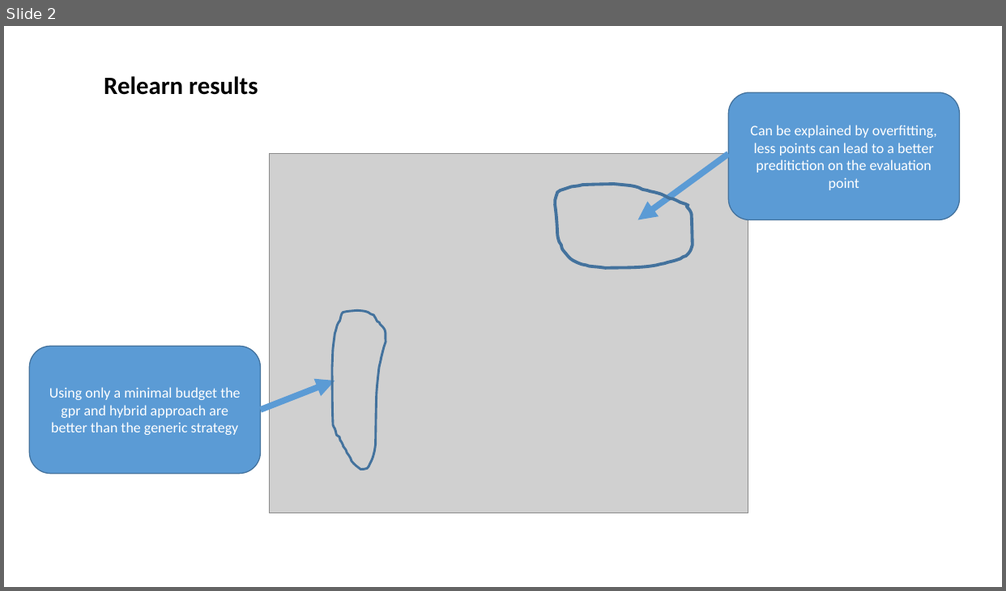
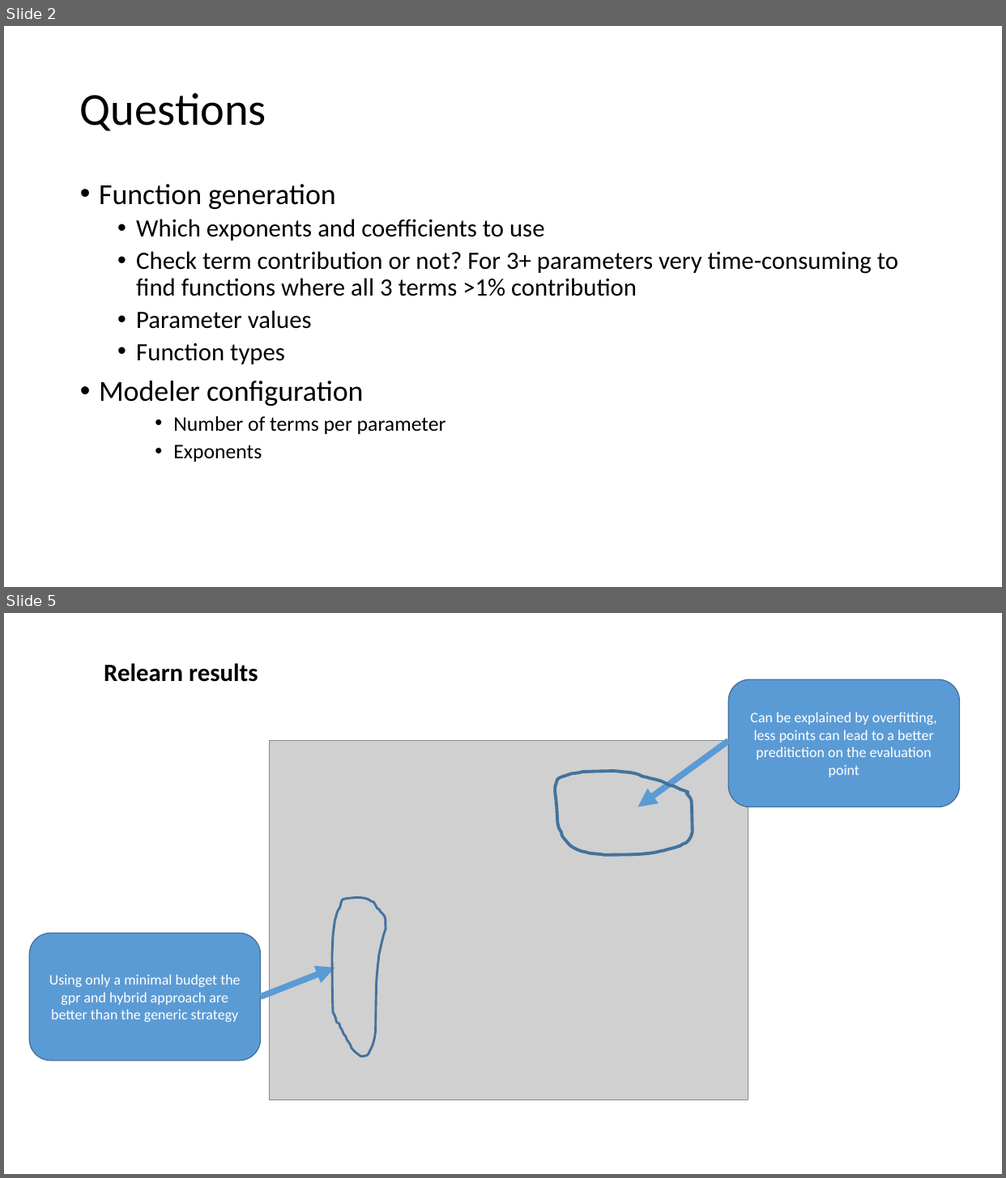
Before and after one commit to extra-p/extrap-gpr, a slide deck: Results.pptx. Shown one above the other, each under a label of ours: slide 2 before the commit, slides 2 and 5 after it; the slides between them are not shown. The pictures are 1006x591 and 1006x1178 pixels, drawn with LibreOffice and Linux fonts; fonts in the diff are those of the drawing; grey boxes stand for pictures. Boxes give left, top, right and bottom in pixels: in the first picture for what was removed or moved away, otherwise in the second. Text is boxed around its words. In the diff, an @@ line names an element or a change of style, - is before the commit and + after.

```diff
--- a/Results.pptx
+++ b/Results.pptx
@@ slide 2 added at [4,26,1002,587], background #FFFFFF @@
@@ title added at [80,93,266,131], 44 pt, text #000000 @@
+Questions
@@ text added at [99,184,898,462], 24 pt, text #000000 @@
+• Function generation
+  • Which exponents and coefficients to use
+  • Check term contribution or not? For 3+ parameters very time-consuming to find functions where all 3 terms >1% contribution
+  • Parameter values
+  • Function types
+• Modeler configuration
+    • Number of terms per parameter
+    • Exponents
@@ what was slide 2 is now slide 5 @@
```
Also in this commit, not shown: 1 slide changed, 2 other slides added, 6 other files.
